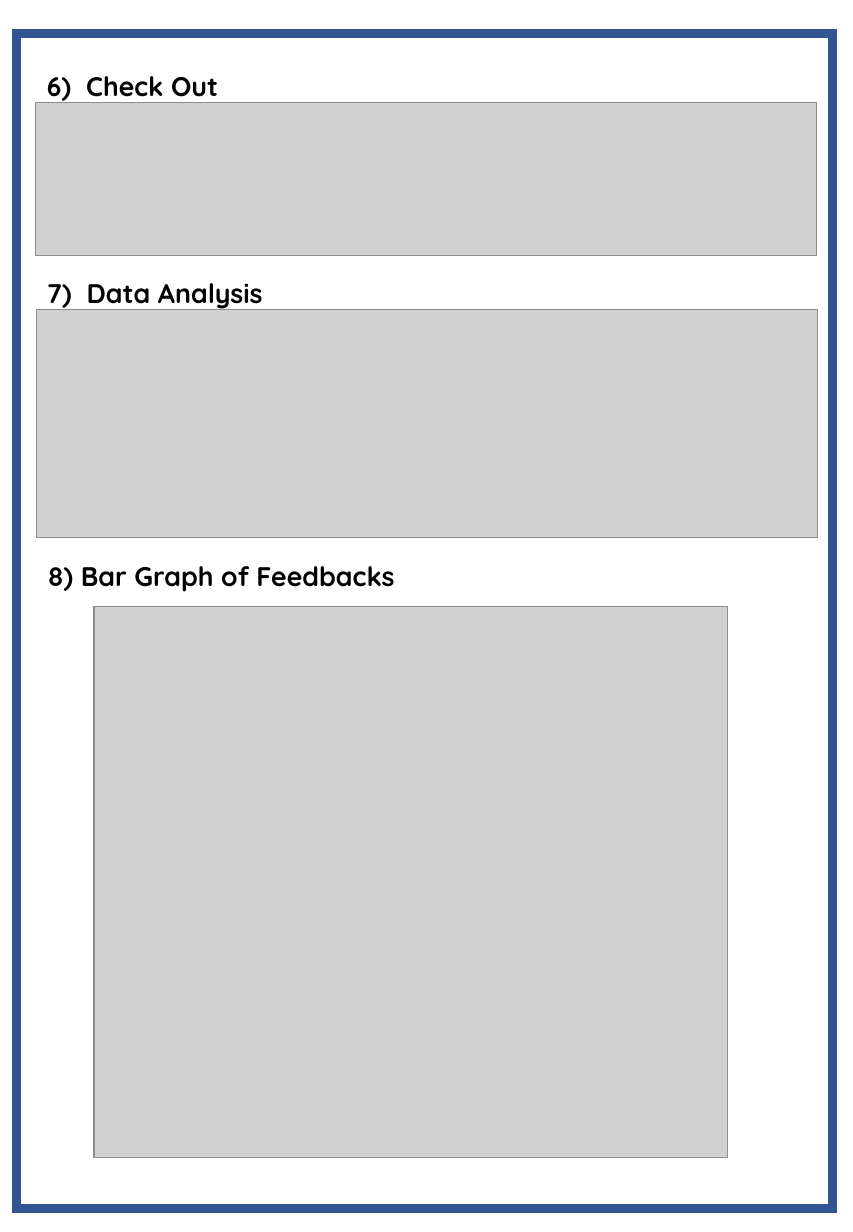
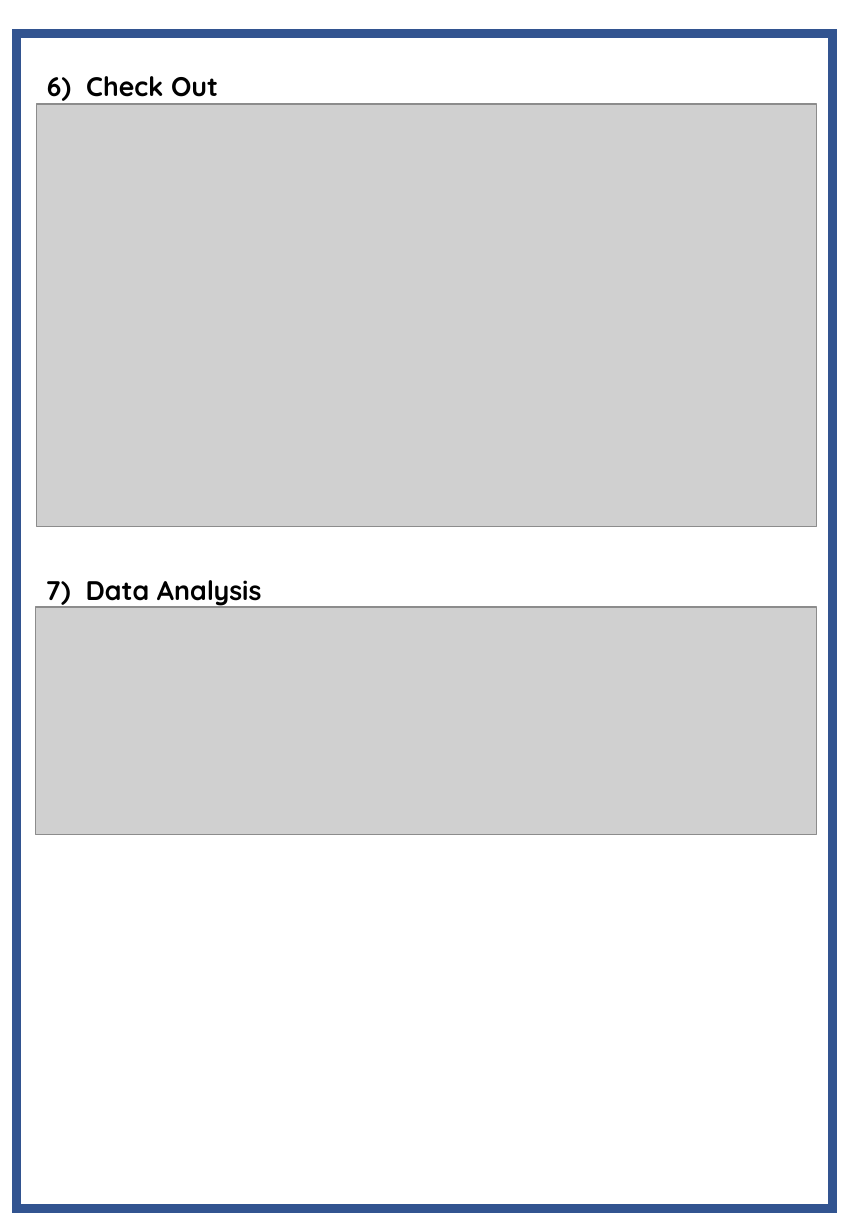
Before and after one commit to Agentgilspy/Hotel, a slide deck: slide 25 of Computer Project.pptx. Drawn at 853x1232 pixels with LibreOffice and Linux fonts; fonts in the diff are those of the drawing; grey boxes stand for pictures. Boxes give left, top, right and bottom in pixels: in the first picture for what was removed or moved away, otherwise in the second. Text is boxed around its words. In the diff, an @@ line names an element or a change of style, - is before the commit and + after.

```diff
--- a/Computer Project.pptx
+++ b/Computer Project.pptx
@@ picture removed at bbox=[35, 102, 815, 255] @@
@@ picture added at bbox=[36, 103, 815, 525] @@
@@ text "7) Data Analysis": place and size @@
-text "7) Data Analysis" at bbox=[47, 283, 263, 311]
+text "7) Data Analysis" at bbox=[46, 580, 262, 608]
@@ text removed at bbox=[48, 566, 394, 592] @@
-8) Bar Graph of Feedbacks
@@ picture: place and size @@
-picture at bbox=[36, 309, 817, 537]
+picture at bbox=[35, 607, 815, 835]
@@ picture removed at bbox=[94, 607, 728, 1158] @@
```
Also in this commit, not shown: 2 other slides changed, 1 slide added, 1 other file.
